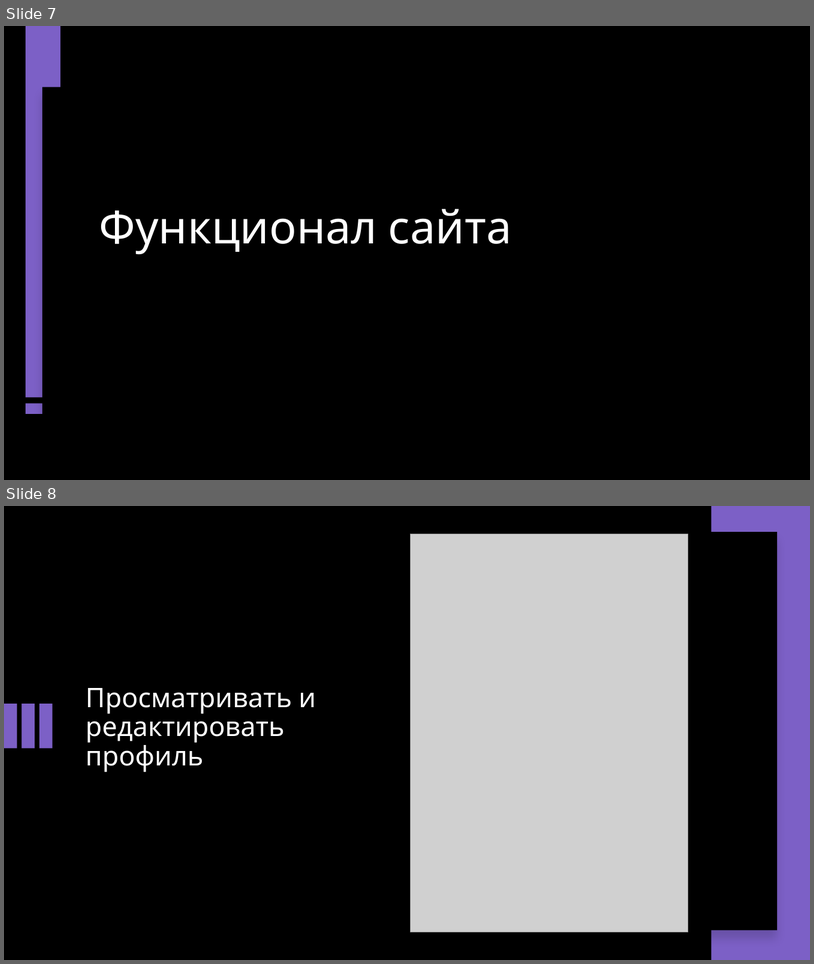
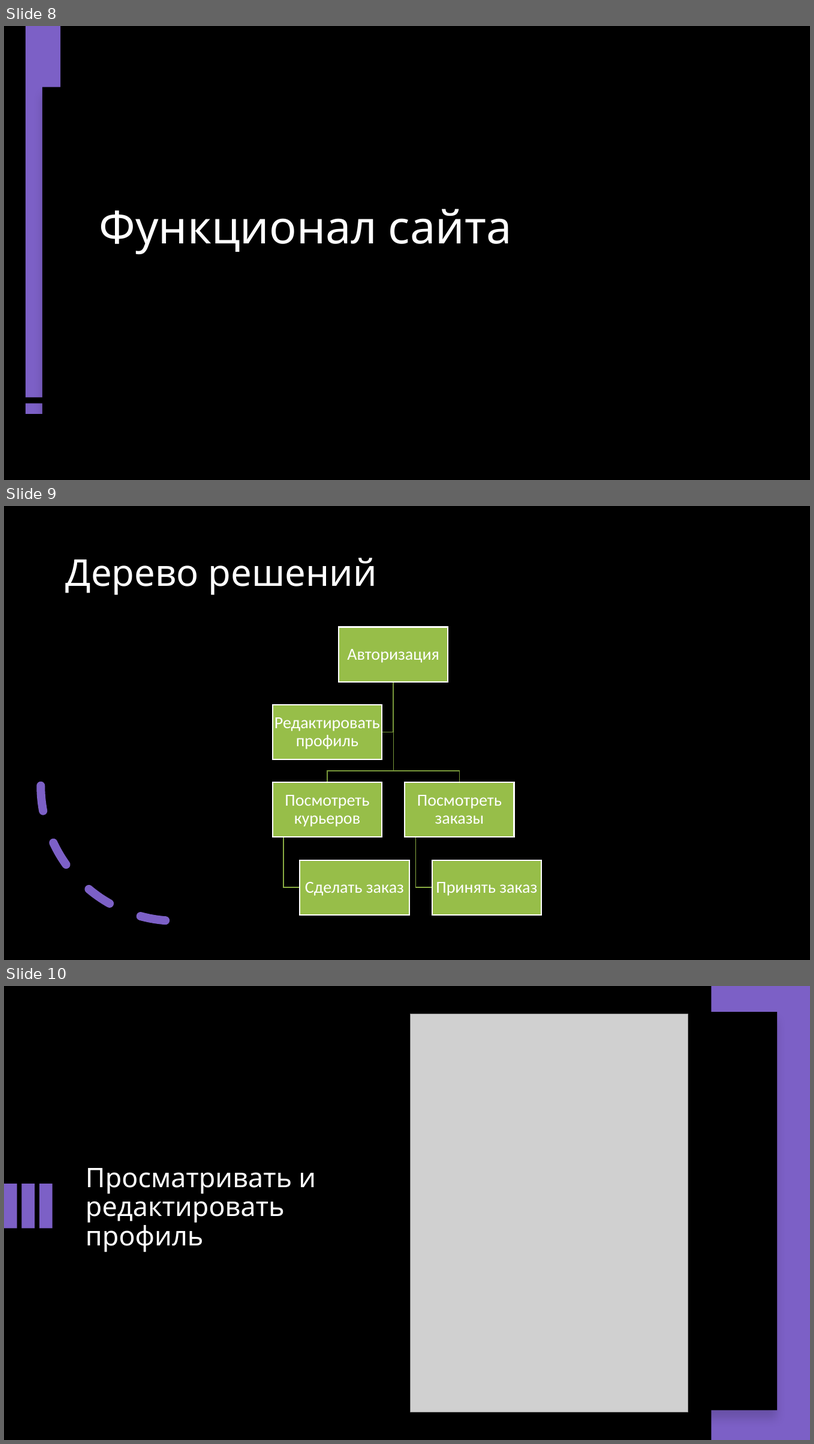
Before and after one commit to Flnchkv/Dostavochka, a slide deck: Презентация.pptx. Shown one above the other, each under a label of ours: slides 7 and 8 before the commit, slides 8, 9 and 10 after it. The pictures are 814x964 and 814x1444 pixels, drawn with LibreOffice and Linux fonts; fonts in the diff are those of the drawing; grey boxes stand for pictures. Boxes give left, top, right and bottom in pixels: in the first picture for what was removed or moved away, otherwise in the second. Text is boxed around its words. In the diff, an @@ line names an element or a change of style, - is before the commit and + after.

Commit message:
исправила профиль

```diff
--- a/Презентация.pptx
+++ b/Презентация.pptx
@@ slide 9 added at <box>4,506,810,960</box>, background #000000 @@
@@ title added at <box>65,558,377,595</box>, 44 pt, text #FFFFFF @@
+Дерево решений
@@ arc (boxed as its full ellipse) added at <box>41,651,311,921</box>, outline #7C60C6 10 pt dashed @@
@@ group added at <box>273,627,542,915</box>: 6 rectangles, 6 texts, 5 freeform shapes @@
+Авторизация
+Посмотреть курьеров
+Сделать заказ
+Посмотреть заказы
+Принять заказ
+Редактировать профиль
@@ what was slide 7 is now slide 8 @@
@@ what was slide 8 is now slide 10 @@
```
Also in this commit, not shown: 1 slide changed, 1 other slide added, 2 other files.
